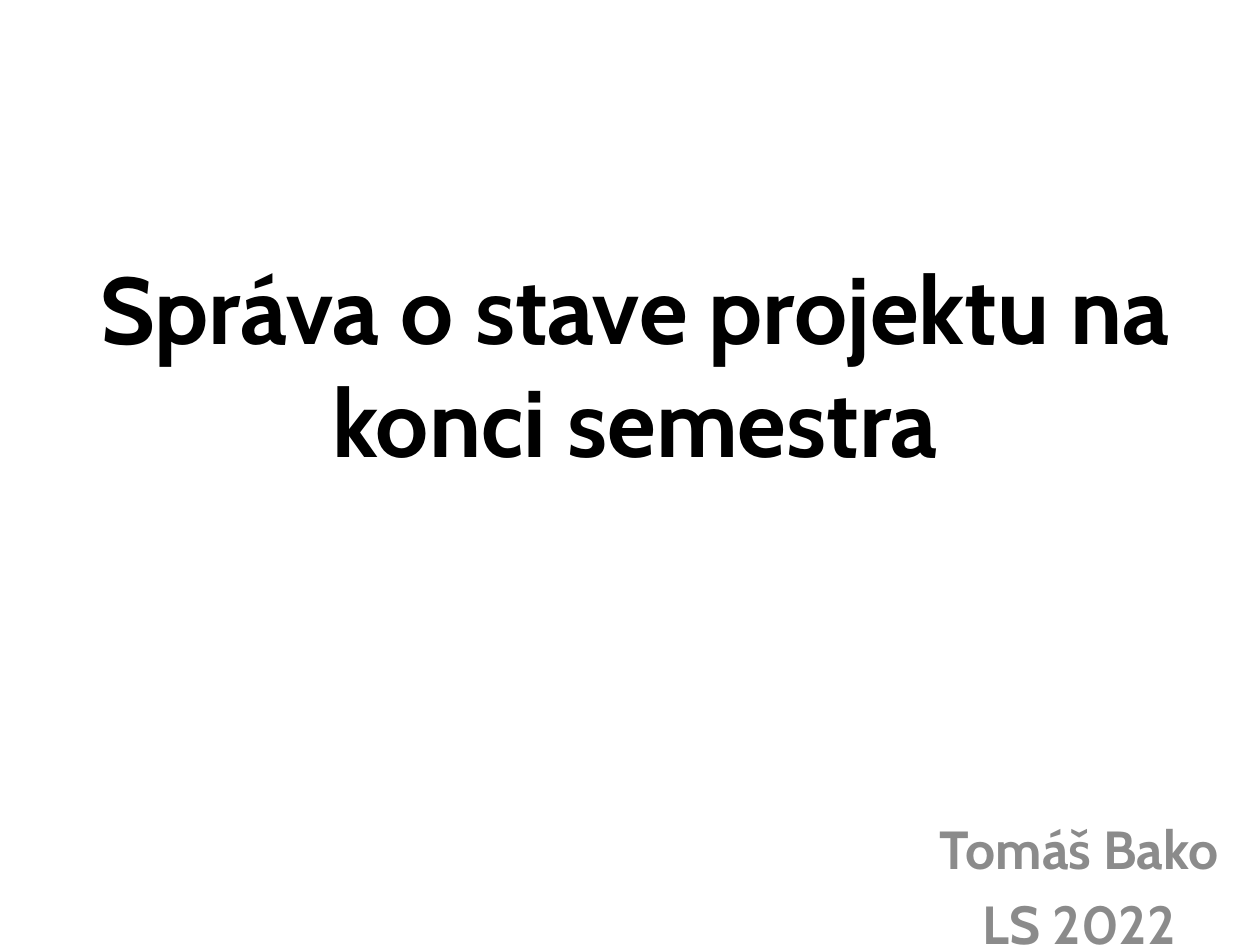
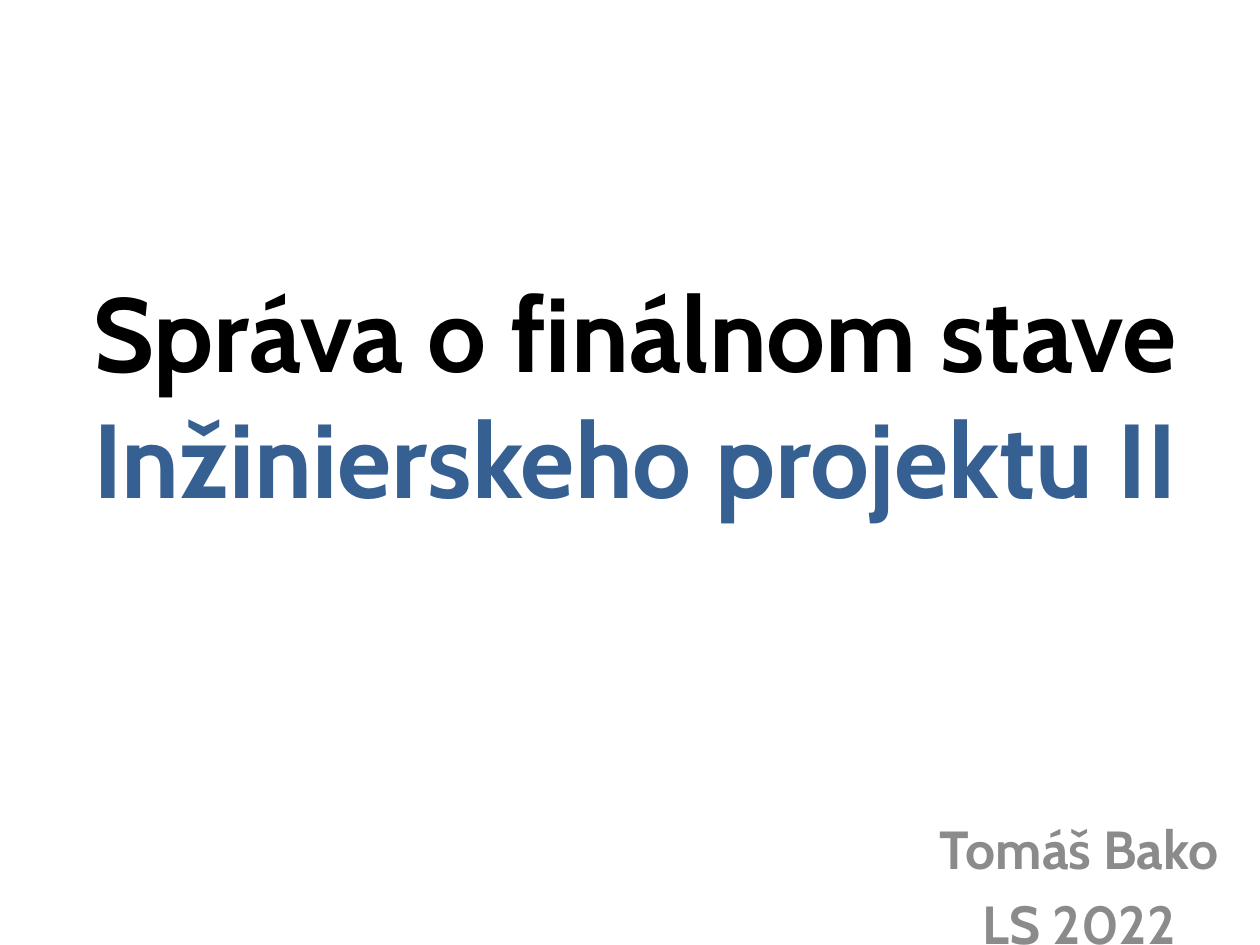
Before and after one commit to Hawkie94/FRI_APLF, a slide deck: slide 1 of docs/IngProj2_finalStatus.pptx. Drawn at 1260x945 pixels with LibreOffice and Linux fonts; fonts in the diff are those of the drawing. Boxes give left, top, right and bottom in pixels: in the first picture for what was removed or moved away, otherwise in the second. Text is boxed around its words. In the diff, an @@ line names an element or a change of style, - is before the commit and + after.

```diff
--- a/docs/IngProj2_finalStatus.pptx
+++ b/docs/IngProj2_finalStatus.pptx
@@ title at (93,293,1177,521): text changed; size 54 to 60 pt; text colour #000000 to #376092 @@
-Správa o stave projektu na konci semestra
+Správa o finálnom stave Inžinierskeho projektu II
```
Also in this commit, not shown: 4 other slides changed, 3 other files.
